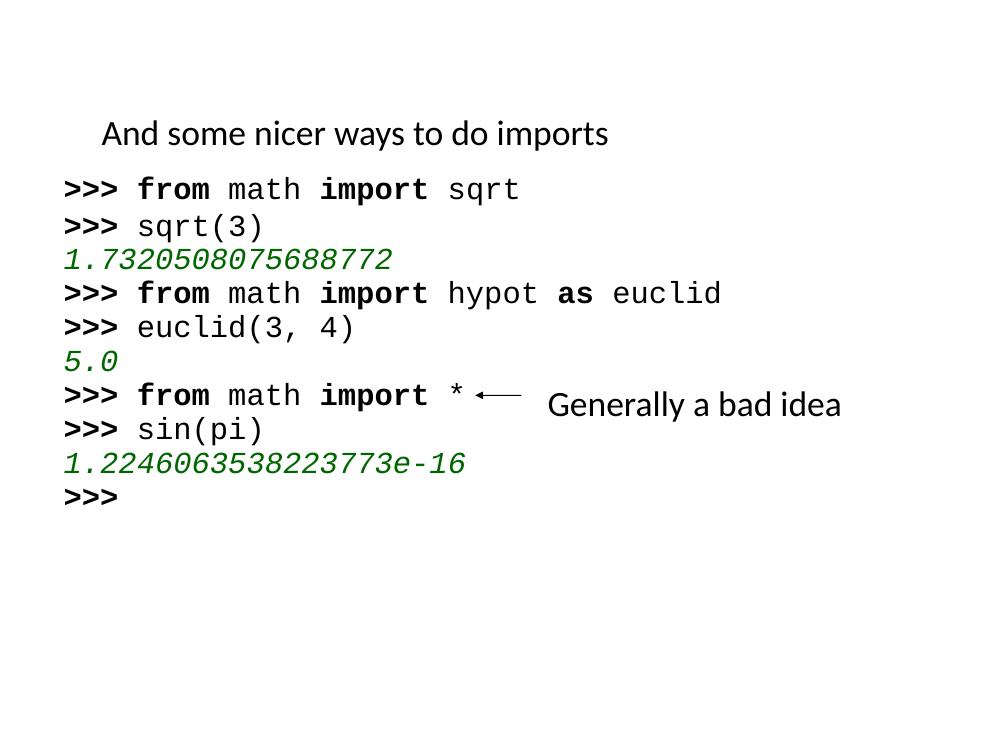
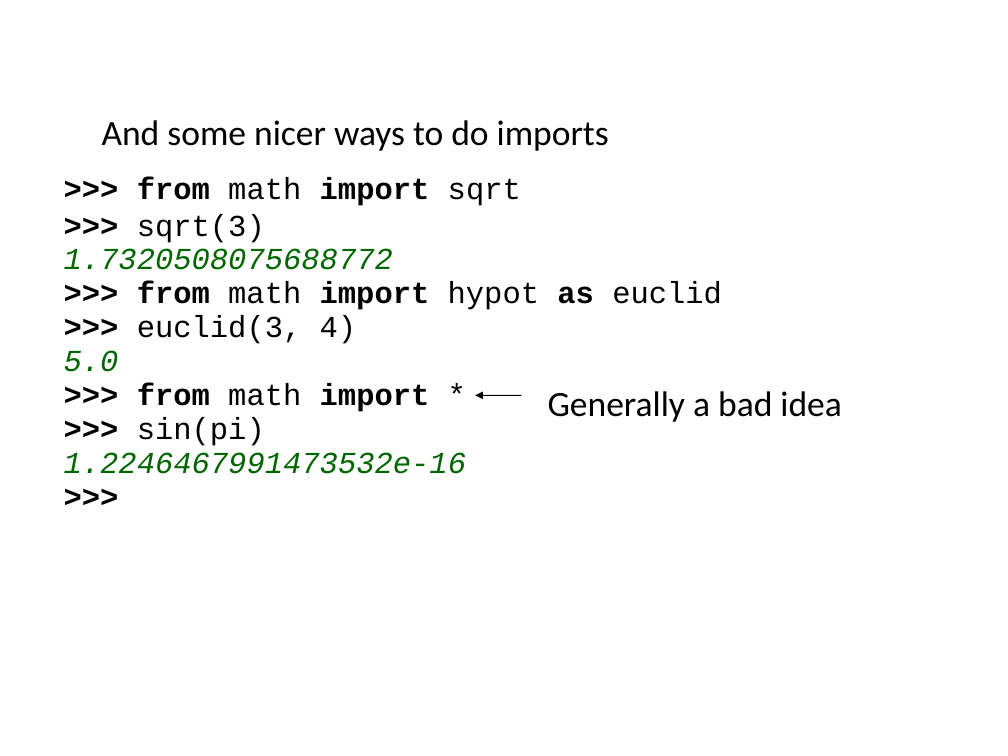
Before and after one commit to ncasuk/ncas-isc, a slide deck: slide 38 of python/presentations/learning_python/16_lib.pptx. Drawn at 1008x756 pixels with LibreOffice and Linux fonts; fonts in the diff are those of the drawing; background and template pictures are left out. Boxes give left, top, right and bottom in pixels: in the first picture for what was removed or moved away, otherwise in the second. Text is boxed around its words. In the diff, an @@ line names an element or a change of style, - is before the commit and + after.

```diff
--- a/python/presentations/learning_python/16_lib.pptx
+++ b/python/presentations/learning_python/16_lib.pptx
@@ text at [64,452,466,474]: text changed @@
-1.2246063538223773e-16
+1.2246467991473532e-16
```
Also in this commit, not shown: 4 other slides changed, 1 other file.
